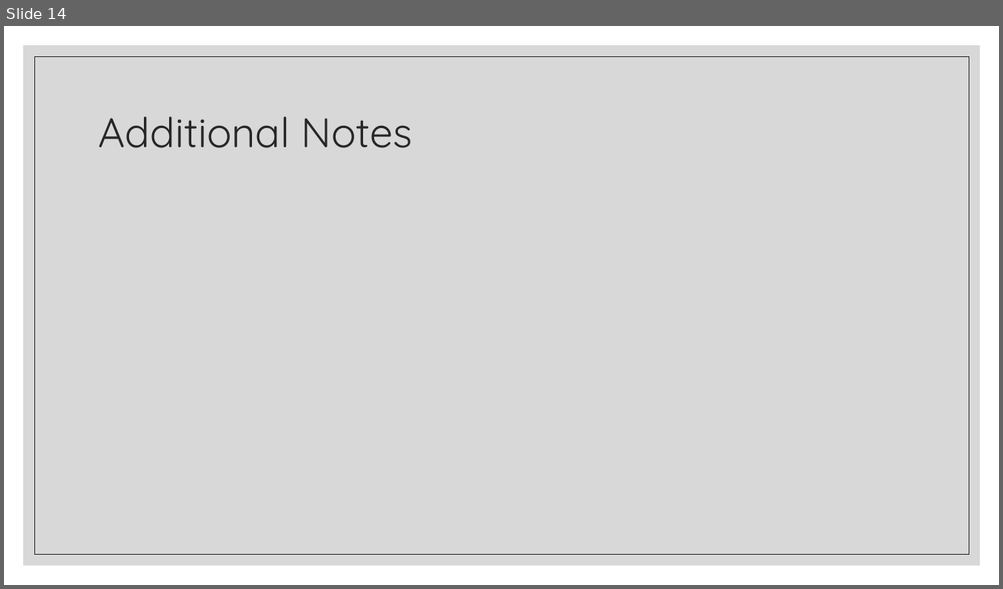
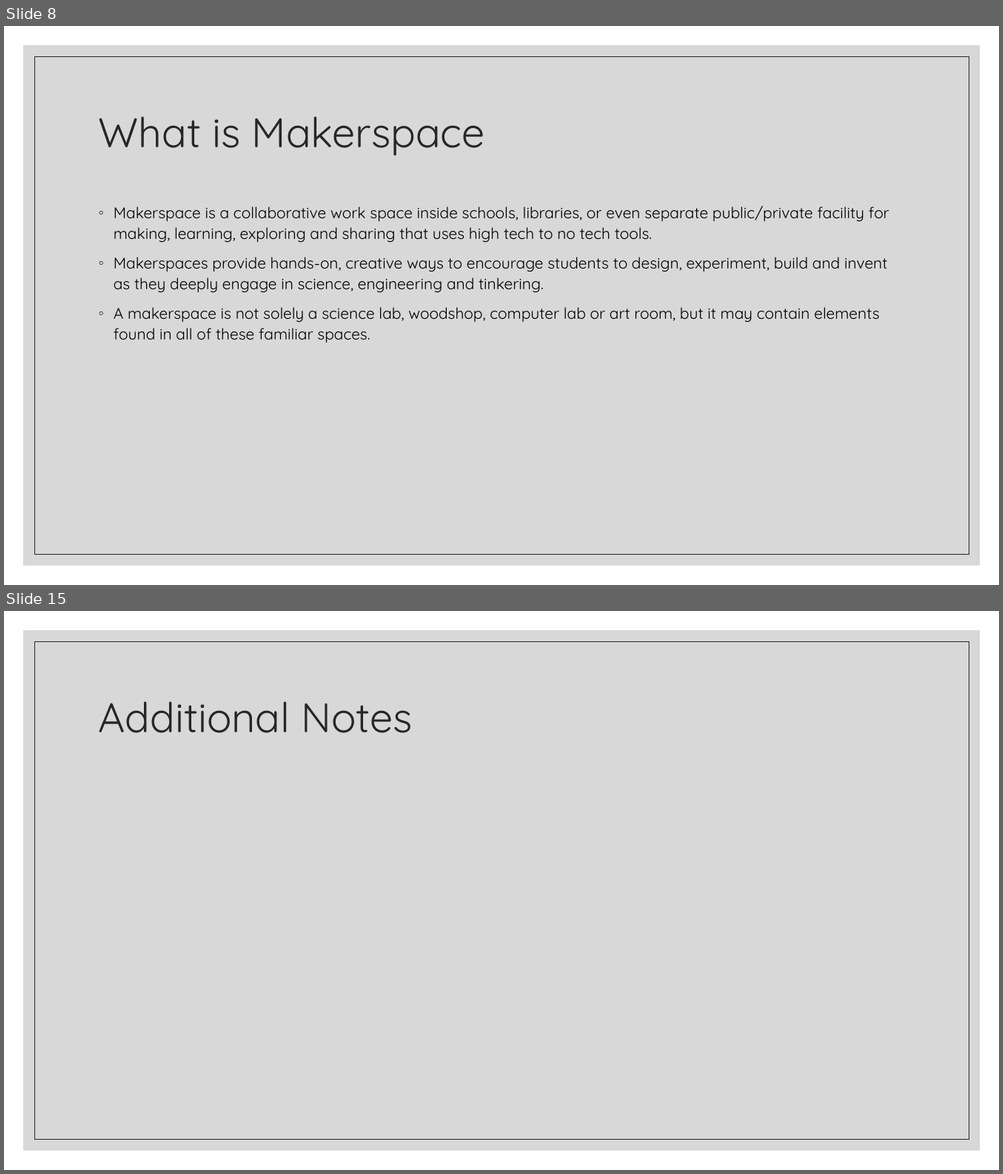
Before and after one commit to KershawK5646/CapstoneProject, a slide deck: Presentation/MakerSpace.pptx. Shown one above the other, each under a label of ours: slide 14 before the commit, slides 8 and 15 after it; the slides between them are not shown. The pictures are 1003x589 and 1003x1174 pixels, drawn with LibreOffice and Linux fonts; fonts in the diff are those of the drawing. Boxes give left, top, right and bottom in pixels: in the first picture for what was removed or moved away, otherwise in the second. Text is boxed around its words. In the diff, an @@ line names an element or a change of style, - is before the commit and + after.

```diff
--- a/Presentation/MakerSpace.pptx
+++ b/Presentation/MakerSpace.pptx
@@ slide 8 added at (4,26,999,585), background #FFFFFF; not listed: 2 template elements that a slide beside it also shows @@
@@ title added at (99,116,485,156), 40 pt, text #262626 @@
+What is Makerspace
@@ text added at (114,206,889,343), 15 pt, text #000000 @@
+◦ Makerspace is a collaborative work space inside schools, libraries, or even separate public/private facility for making, learning, exploring and sharing that uses high tech to no tech tools.
+◦ Makerspaces provide hands-on, creative ways to encourage students to design, experiment, build and invent as they deeply engage in science, engineering and tinkering.
+◦ A makerspace is not solely a science lab, woodshop, computer lab or art room, but it may contain elements found in all of these familiar spaces.
@@ what was slide 14 is now slide 15 @@
```
